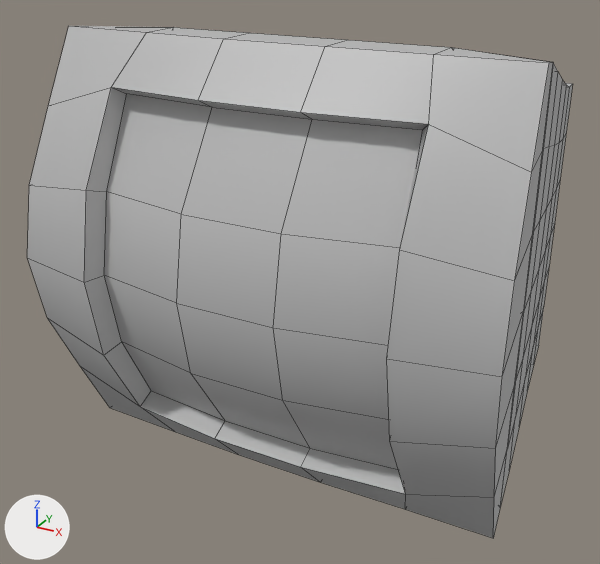
The FBX model Home/Assets/Models/MOD_decoTreasure.fbx as it was, and as the next commit left it.
One viewpoint serves both versions: a 50 mm camera at (0.849, -1.916, 0.723) aimed at (-0.033, -0.312, -0.079). Lighting does not change. The marker at lower left points along +X, +Y and +Z. Mesh edges are drawn as thin lines. Where no turn or scale is listed for an object, it has been applied to the vertices.

In view in the first picture: 'MOD_Treasure.001', 'polySurface14'.
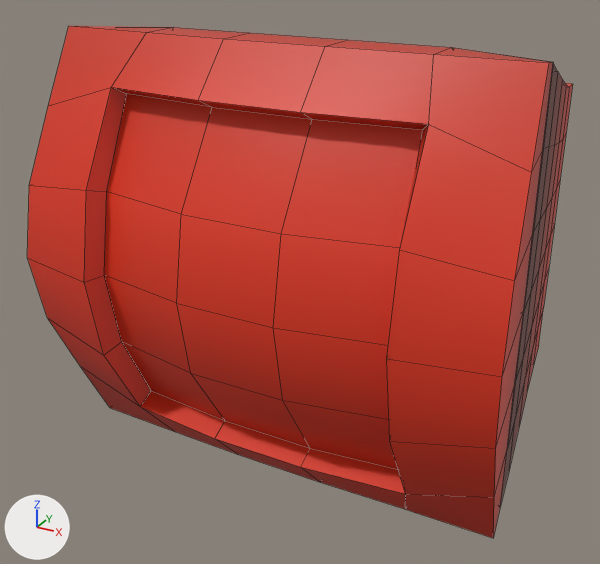
Diff of the bpy script that builds the scene:
```diff
--- a/Home/Assets/Models/MOD_decoTreasure.fbx.py
+++ b/Home/Assets/Models/MOD_decoTreasure.fbx.py
@@ img_tex_deco4_tga @@
+img_tex_deco4_tga = load_image('TEX_Deco4.tga', '_unpacked/TEX_Deco4.tga', 200, 200, 'sRGB')
@@ mat_lambert2 @@
+mat_lambert2 = principled_material('lambert2')
+mat_lambert2.texture = img_tex_deco4_tga  # with its transparency
@@ me_mesh @@
 me_mesh.from_pydata(...)  # 232 vertices, 239 faces; spans x -0.521..0.516, y -0.382..0.18, z -0.5..0.5
-me_mesh.materials.append(mat_lambert1)  # grey #bcbcbc
+me_mesh.materials.append(mat_lambert2)  # picture img_tex_deco4_tga
@@ me_mesh_001 @@
 me_mesh_001.from_pydata(...)  # 78 vertices, 86 faces; spans x -0.57..0.55, y -0.296..0.019, z -0.008..0.992
-me_mesh_001.materials.append(mat_lambert1)  # grey #bcbcbc
+me_mesh_001.materials.append(mat_lambert2)  # picture img_tex_deco4_tga
```

Location of each change, (x1, y1, x2, y2) in pixels of the pictures (600 x 564 px):
'polySurface14', recoloured (grey to red): (27, 26, 553, 538) in both
'MOD_Treasure.001', recoloured (grey to brown): (500, 63, 573, 506) in both
